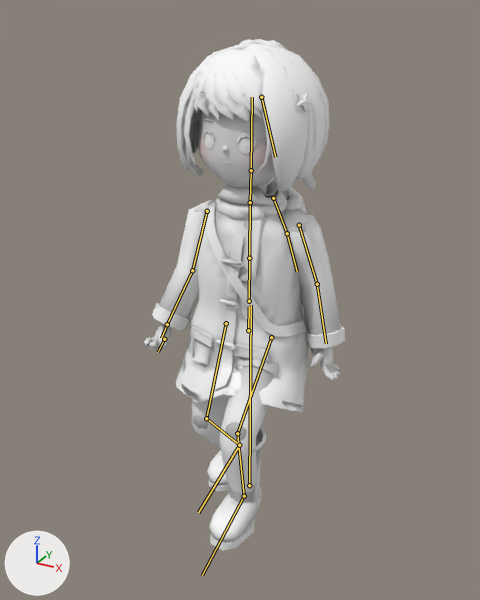
What one commit did to the glTF model public/models/mika.lite.glb.
The view is the same before and after, from a 50 mm camera at (0.821, -1.561, 1.44) aimed at (0.014, -0.093, 0.706). Lighting does not change. The marker at lower left points along +X, +Y and +Z. The first picture is the older version. Both versions are drawn at frame 14 of the action 'Walk'; the numbers are the values there. The bones that change, and the others that lie on the model, are drawn over the model as lines.

Names of what the first picture shows: 'Mika.001'.
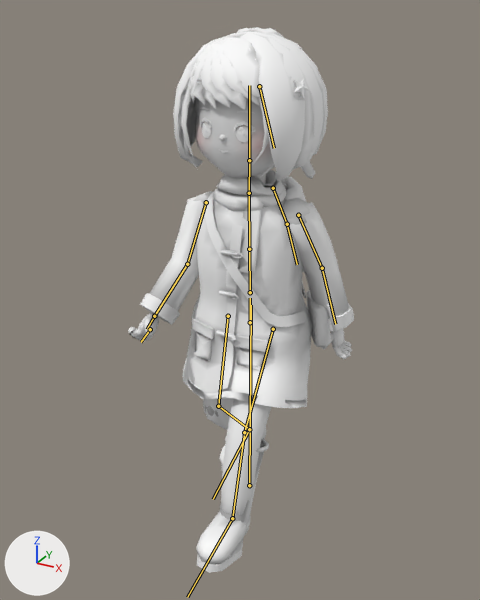
Patch to the scene script:
```diff
--- a/public/models/mika.lite.glb.py
+++ b/public/models/mika.lite.glb.py
@@ bone_hips @@
 bone_hips = bpy.data.objects['Mika'].pose.bones['hips']  # child of 'root'
-bone_hips.location = (-0.008, -0.083, 0.0)
-bone_hips.rotation_quaternion = (0.999, 0.008, -0.031, -0.016)  # degrees (1, -3, -2)
+bone_hips.location = (-0.002, -0.056, 0.0)
+bone_hips.rotation_quaternion = (0.999, 0.008, -0.042, -0.001)  # degrees (1, -5, 0)
@@ bone_spine @@
 bone_spine = bpy.data.objects['Mika'].pose.bones['spine']  # child of 'hips'
-bone_spine.rotation_quaternion = (1.0, 0.003, 0.025, 0.005)  # degrees (0, 3, 1)
+bone_spine.rotation_quaternion = (0.999, 0.013, 0.03, -0.002)  # degrees (2, 3, 0)
@@ bone_head @@
 bone_head = bpy.data.objects['Mika'].pose.bones['head']  # child of 'neck'
-bone_head.rotation_quaternion = (1.0, 0.001, -0.021, -0.001)  # degrees (0, -2, 0)
+bone_head.rotation_quaternion = (1.0, -0.01, -0.02, 0.003)  # degrees (-1, -2, 0)
@@ bone_scarf_2 @@
 bone_scarf_2 = bpy.data.objects['Mika'].pose.bones['scarf_2']  # child of 'scarf_1'
-bone_scarf_2.rotation_quaternion = (0.999, 0.039, -0.001, -0.026)  # degrees (4, 0, -3)
+bone_scarf_2.rotation_quaternion = (0.998, -0.025, -0.006, -0.05)  # degrees (-3, -1, -6)
@@ bone_upperarm_l @@
 bone_upperarm_l = bpy.data.objects['Mika'].pose.bones['upperarm_L']  # child of 'chest'
-bone_upperarm_l.rotation_quaternion = (0.995, 0.089, 0.024, 0.025)  # degrees (10, 2, 3)
+bone_upperarm_l.rotation_quaternion = (0.986, 0.16, 0.04, 0.034)  # degrees (19, 4, 5)
@@ bone_upperarm_r @@
 bone_upperarm_r = bpy.data.objects['Mika'].pose.bones['upperarm_R']  # child of 'chest'
-bone_upperarm_r.rotation_quaternion = (-0.998, 0.058, -0.015, -0.01)  # degrees (-7, 2, 1)
+bone_upperarm_r.rotation_quaternion = (-0.991, 0.125, -0.032, -0.035)  # degrees (-14, 4, 3)
@@ bone_forearm_r @@
 bone_forearm_r = bpy.data.objects['Mika'].pose.bones['forearm_R']  # child of 'upperarm_R'
-bone_forearm_r.rotation_quaternion = (0.988, -0.142, 0.038, 0.041)  # degrees (-16, 5, 4)
+bone_forearm_r.rotation_quaternion = (0.978, -0.192, 0.052, 0.055)  # degrees (-22, 7, 5)
@@ bone_thigh_l @@
 bone_thigh_l = bpy.data.objects['Mika'].pose.bones['thigh_L']  # child of 'hips'
-bone_thigh_l.rotation_quaternion = (0.886, -0.454, -0.077, -0.047)  # degrees (-54, -10, -1)
+bone_thigh_l.rotation_quaternion = (0.938, -0.33, -0.102, -0.014)  # degrees (-39, -12, 2)
@@ bone_shin_l @@
 bone_shin_l = bpy.data.objects['Mika'].pose.bones['shin_L']  # child of 'thigh_L'
-bone_shin_l.rotation_quaternion = (0.863, 0.498, 0.0, 0.005)  # degrees (60, 0, 1)
+bone_shin_l.rotation_quaternion = (0.986, 0.164, 0.0, 0.003)  # degrees (19, 0, 0)
@@ bone_foot_l @@
 bone_foot_l = bpy.data.objects['Mika'].pose.bones['foot_L']  # child of 'shin_L'
-bone_foot_l.rotation_quaternion = (0.986, -0.149, 0.03, 0.013)  # degrees (-17, 4, 1)
+bone_foot_l.rotation_quaternion = (0.997, 0.026, 0.036, 0.061)  # degrees (3, 4, 7)
@@ bone_thigh_r @@
 bone_thigh_r = bpy.data.objects['Mika'].pose.bones['thigh_R']  # child of 'hips'
-bone_thigh_r.rotation_quaternion = (0.987, -0.158, 0.032, -0.007)  # degrees (-18, 3, -1)
+bone_thigh_r.rotation_quaternion = (0.998, -0.053, 0.018, 0.018)  # degrees (-6, 2, 2)
@@ bone_shin_r @@
 bone_shin_r = bpy.data.objects['Mika'].pose.bones['shin_R']  # child of 'thigh_R'
-bone_shin_r.rotation_quaternion = (0.899, 0.437, 0.0, -0.005)  # degrees (52, 0, -1)
+bone_shin_r.rotation_quaternion = (0.933, 0.359, 0.0, -0.005)  # degrees (42, 0, 0)
@@ bone_foot_r @@
 bone_foot_r = bpy.data.objects['Mika'].pose.bones['foot_R']  # child of 'shin_R'
-bone_foot_r.rotation_quaternion = (0.954, -0.297, -0.025, 0.026)  # degrees (-35, -2, 4)
+bone_foot_r.rotation_quaternion = (0.966, -0.259, -0.021, 0.007)  # degrees (-30, -2, 1)
```

Location of each change, (x1, y1, x2, y2) in pixels of the pictures (480 x 600 px):
'Mika.001', posed (12% wider, 7% taller): before (144, 39, 345, 550); after (128, 27, 354, 573)
bone 'hips', root to tip: before (248, 330) to (249, 306); after (250, 322) to (250, 298)
bone 'spine', root to tip: before (249, 301) to (249, 258); after (250, 292) to (249, 249)
bone 'head', root to tip: before (251, 170) to (252, 97); after (249, 160) to (249, 85)
bone 'scarf_2', root to tip: before (287, 233) to (297, 271); after (287, 224) to (297, 264)
bone 'upperarm_L', root to tip: before (299, 225) to (317, 284); after (298, 215) to (322, 268)
bone 'upperarm_R', root to tip: before (207, 211) to (192, 270); after (206, 202) to (187, 264)
bone 'forearm_R', root to tip: before (192, 270) to (167, 324); after (187, 264) to (154, 316)
bone 'thigh_L', root to tip: before (271, 337) to (237, 433); after (273, 329) to (244, 432)
bone 'shin_L', root to tip: before (237, 433) to (244, 496); after (244, 432) to (232, 518)
bone 'foot_L', root to tip: before (244, 496) to (202, 575); after (232, 518) to (187, 597)
bone 'thigh_R', root to tip: before (226, 323) to (206, 418); after (228, 316) to (218, 406)
bone 'shin_R', root to tip: before (206, 418) to (239, 445); after (218, 406) to (249, 429)
bone 'foot_R', root to tip: before (239, 445) to (198, 512); after (249, 429) to (213, 499)
